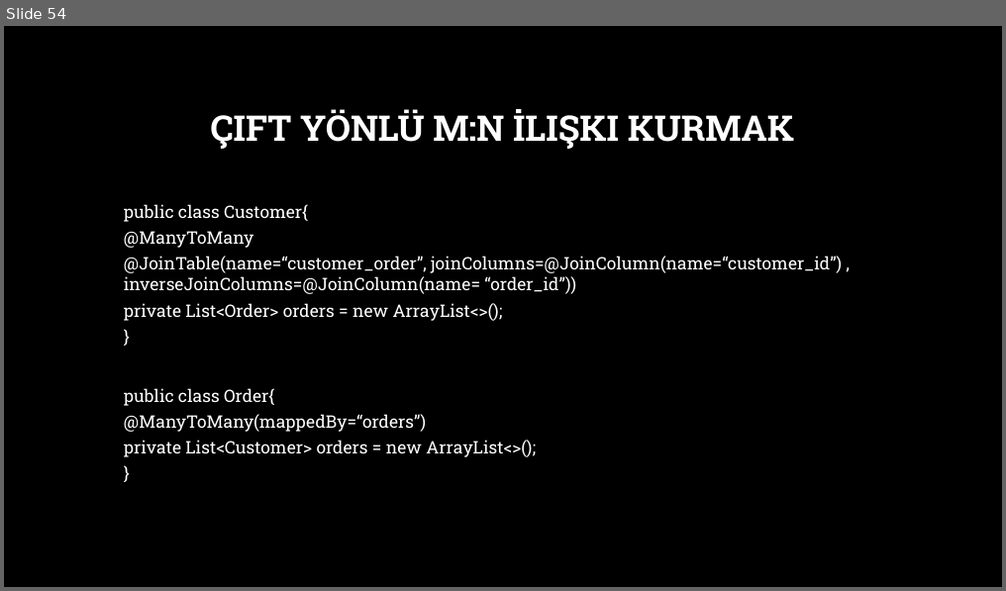
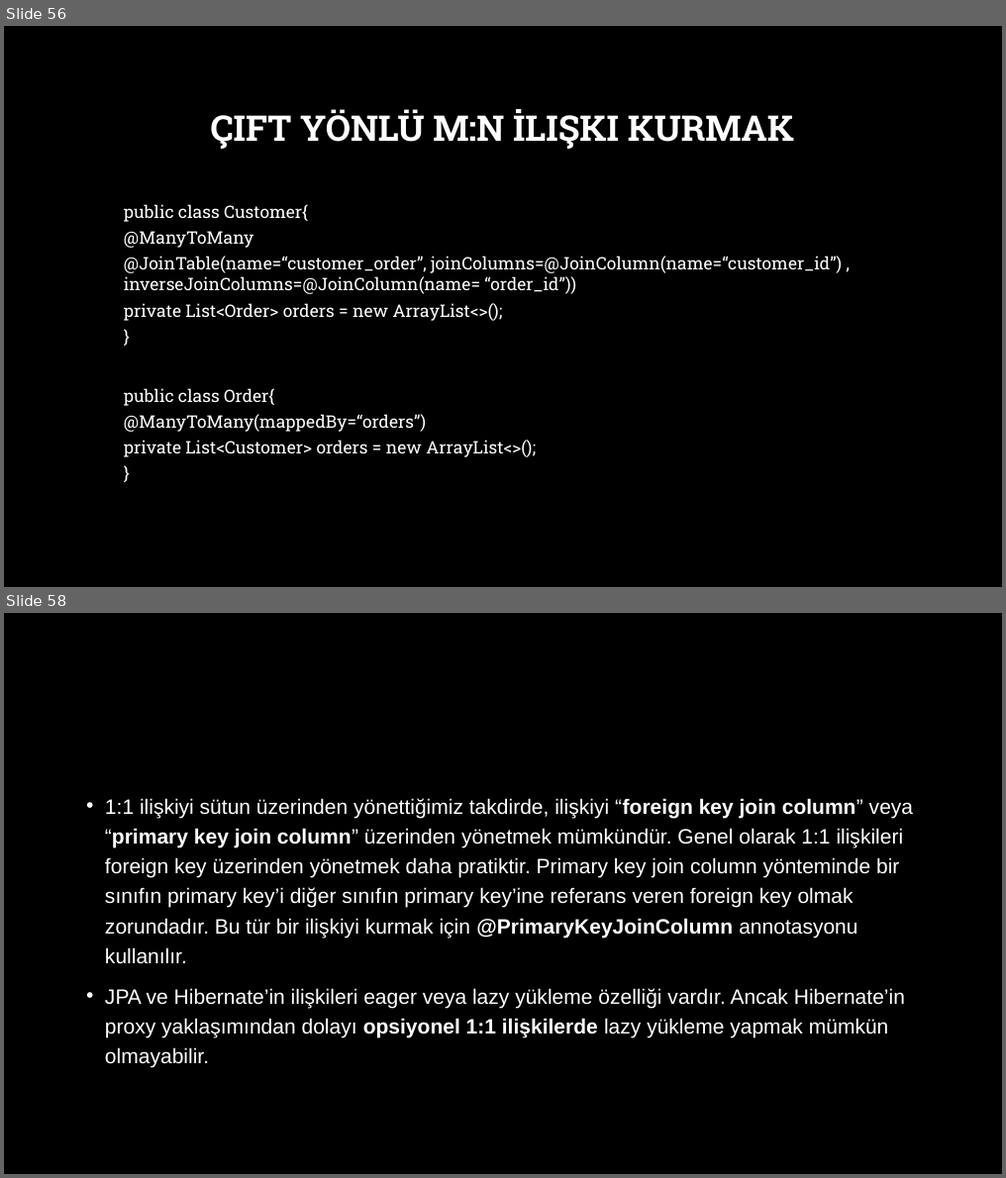
Before and after one commit to burakduman-bilgeadam/sunum, a slide deck: Spring/7-spring-data-jpa-hibernate.pptx. Shown one above the other, each under a label of ours: slide 54 before the commit, slides 56 and 58 after it; the slides between them are not shown. The pictures are 1006x591 and 1006x1178 pixels, drawn with LibreOffice and Linux fonts; fonts in the diff are those of the drawing; background and template pictures are left out. Boxes give left, top, right and bottom in pixels: in the first picture for what was removed or moved away, otherwise in the second. Text is boxed around its words. In the diff, an @@ line names an element or a change of style, - is before the commit and + after.

Commit message:
hibernate update

```diff
--- a/Spring/7-spring-data-jpa-hibernate.pptx
+++ b/Spring/7-spring-data-jpa-hibernate.pptx
@@ slide 58 added at box(4, 613, 1002, 1174), background picture (left out) @@
@@ text added at box(105, 798, 913, 1068), 20 pt, text #FFFFFF @@
+• 1:1 ilişkiyi sütun üzerinden yönettiğimiz takdirde, ilişkiyi “foreign key join column” veya “primary key join column” üzerinden yönetmek mümkündür. Genel olarak 1:1 ilişkileri foreign key üzerinden yönetmek daha pratiktir. Primary key join column yönteminde bir sınıfın primary key’i diğer sınıfın primary key’ine referans veren foreign key olmak zorundadır. Bu tür bir ilişkiyi kurmak için @PrimaryKeyJoinColumn annotasyonu kullanılır.
+• JPA ve Hibernate’in ilişkileri eager veya lazy yükleme özelliği vardır. Ancak Hibernate’in proxy yaklaşımından dolayı opsiyonel 1:1 ilişkilerde lazy yükleme yapmak mümkün olmayabilir.
@@ what was slide 54 is now slide 56 @@
```
Also in this commit, not shown: 10 slides changed, 3 other slides added.
